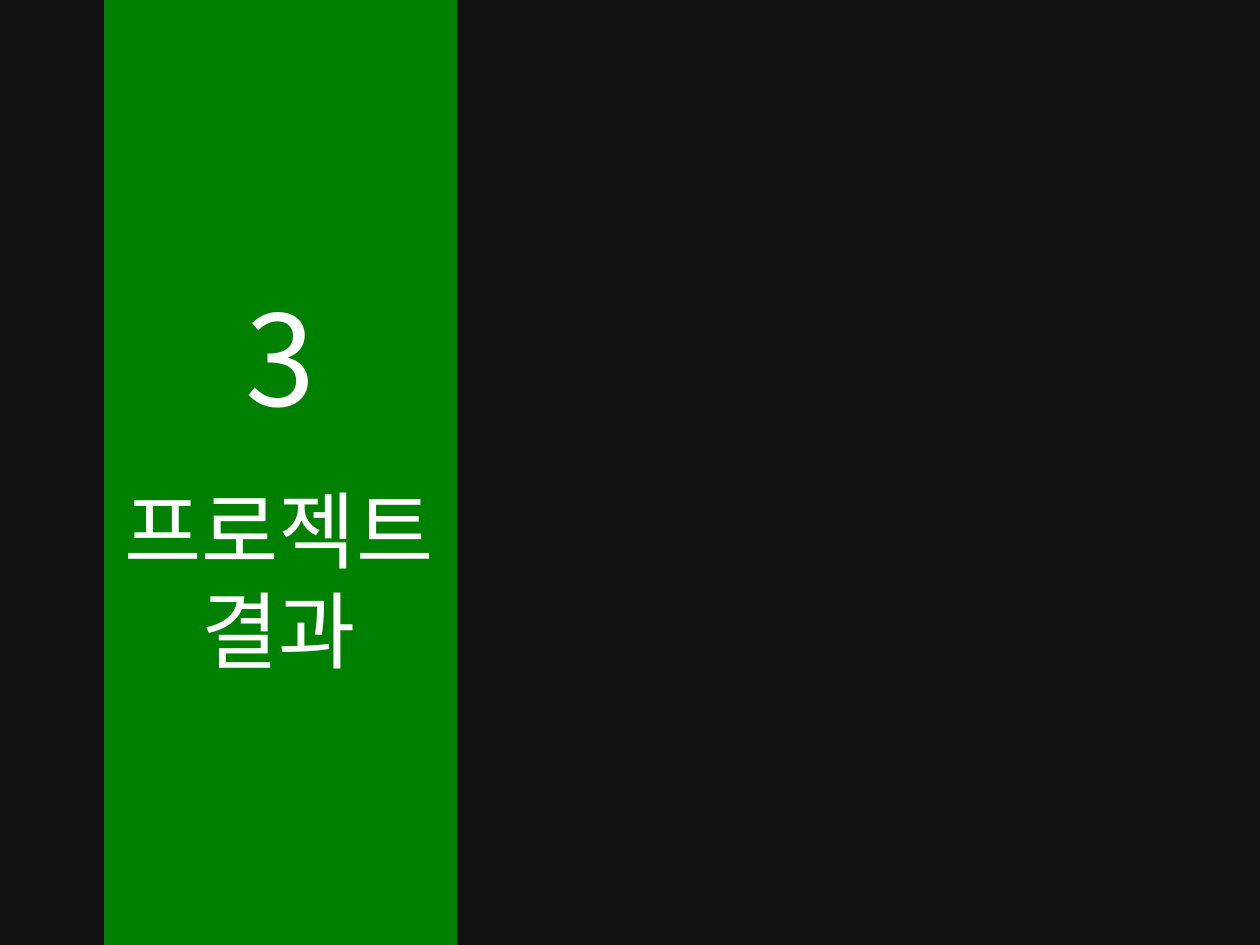
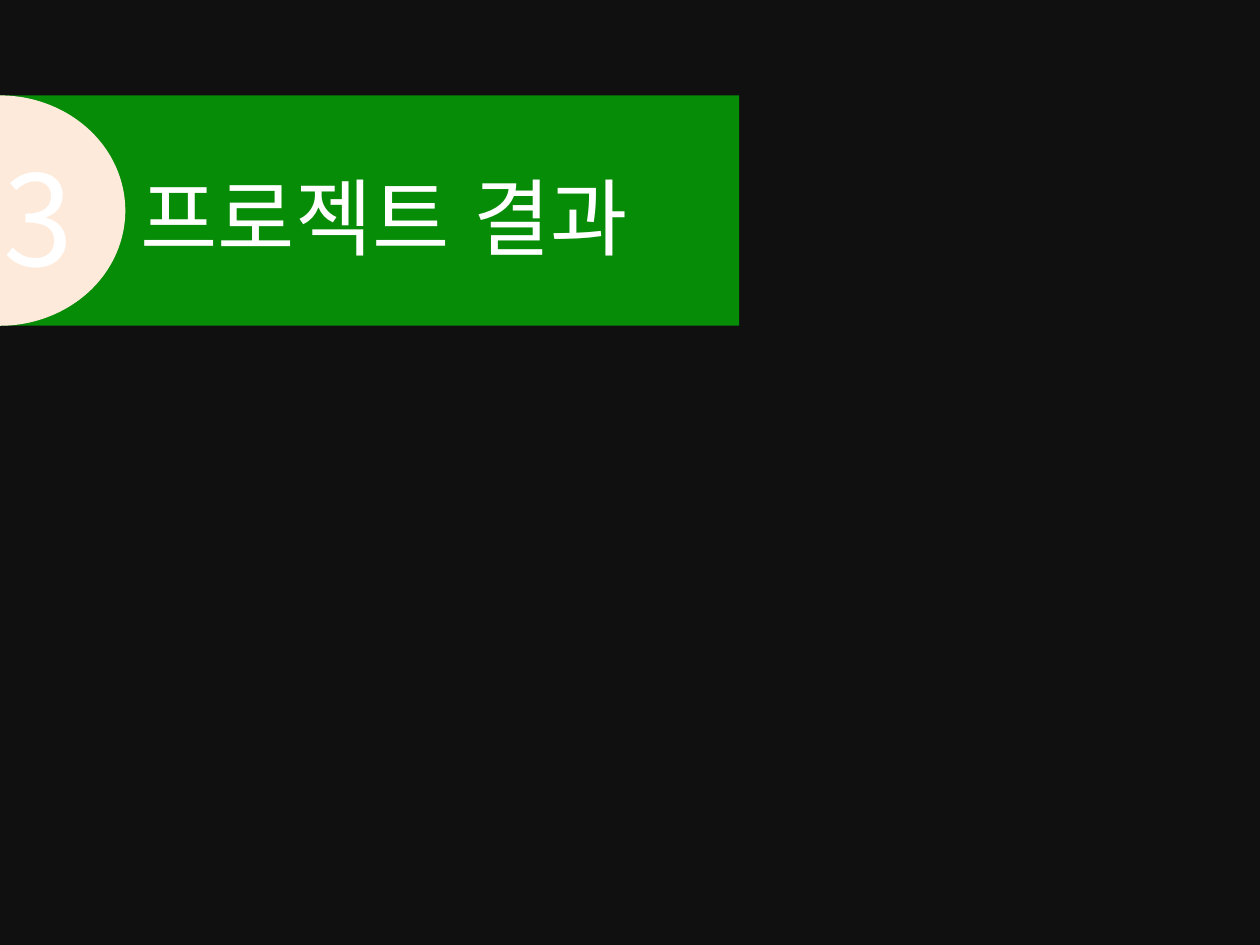
Before and after one commit to dongjooyun/Fall-2019-OSS_Term_project, a slide deck: slide 8 of group6presentation.pptx. Drawn at 1260x945 pixels with LibreOffice and Linux fonts; fonts in the diff are those of the drawing; background and template pictures are left out; a plain dark background stands for a picture behind light text. Boxes give left, top, right and bottom in pixels: in the first picture for what was removed or moved away, otherwise in the second. Text is boxed around its words. In the diff, an @@ line names an element or a change of style, - is before the commit and + after.

```diff
--- a/group6presentation.pptx
+++ b/group6presentation.pptx
@@ rectangle removed at (x1=105, y1=0, x2=457, y2=945) @@
@@ rectangle added at (x1=0, y1=96, x2=740, y2=326), fill #078C07 @@
@@ ellipse added at (x1=0, y1=96, x2=126, y2=326), fill #FDEADA @@
@@ text "3" rewrapped from (x1=245, y1=312, x2=315, y2=408) to (x1=0, y1=135, x2=173, y2=300) @@
@@ text at (x1=141, y1=179, x2=628, y2=256): text changed @@
-프로젝트
-결과
+프로젝트 결과
```
Also in this commit, not shown: 7 other slides changed.
